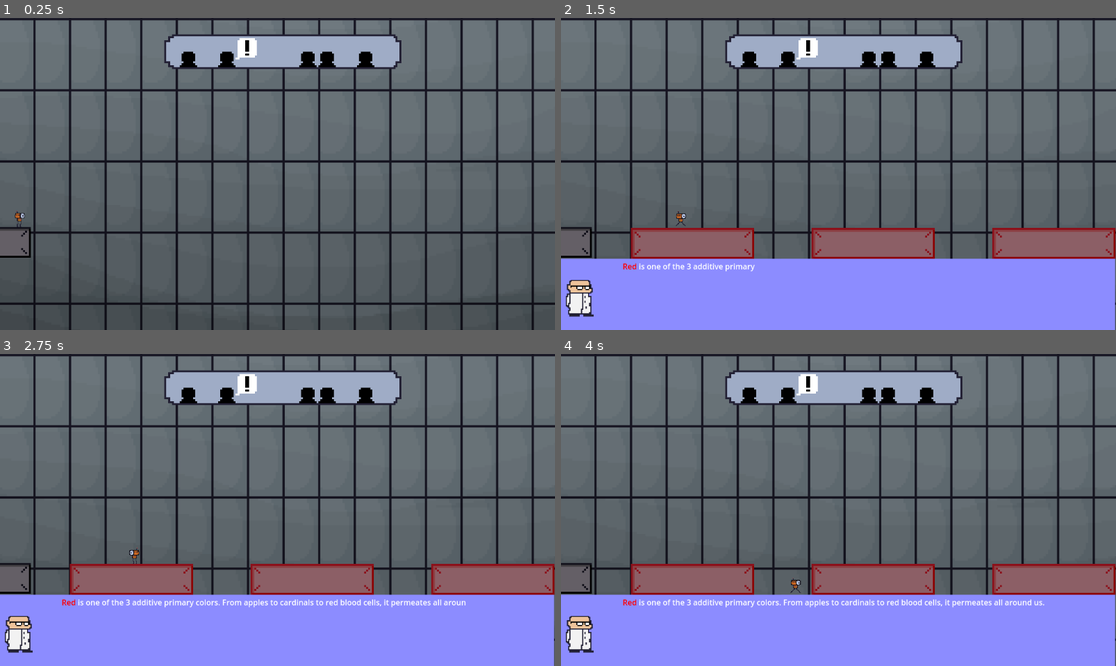
Above: before the commit, frames 1-4 (two rows, left to right).
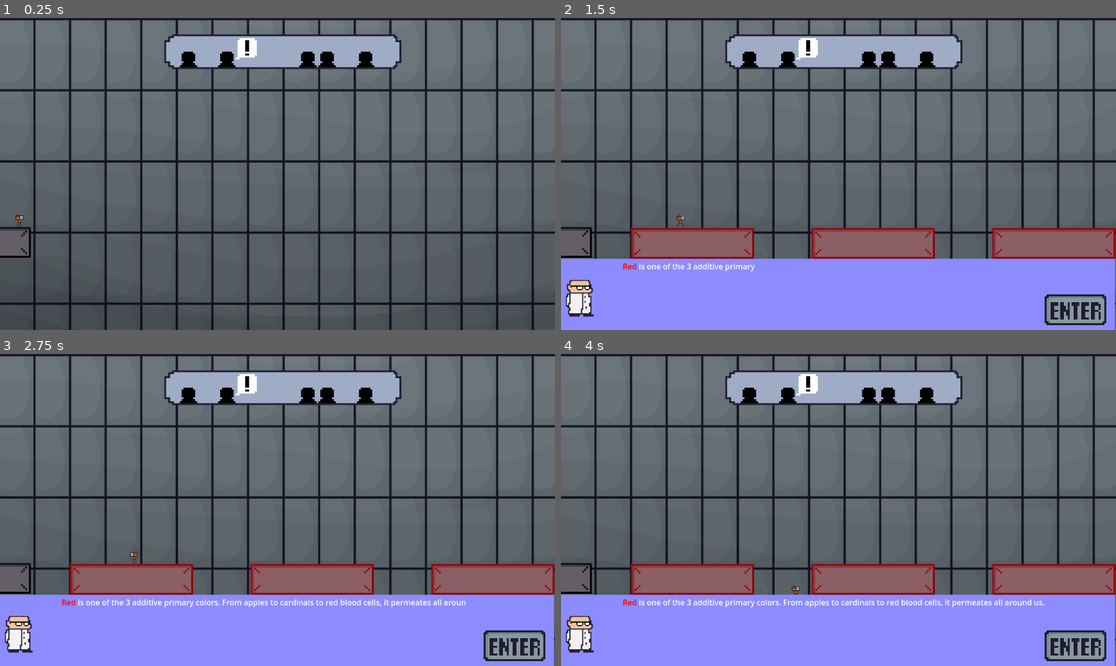
Above: after the commit, the same moments.

Repository: Gamnraa/gmtk2025
Game: Godot game, scene res://MainScene.tscn
The game is run twice, just before and just after one commit, with the same random seed, the same clock (stepped at 60 frames per second) and the same inputs.
Inputs:
- Up to frame 1 (0.25 s): no input
- Up to frame 2 (1.5 s): tap Enter (enter) at 0.5, 0.6, 1.35 s; hold D (right) from 0.53 s (still down); tap Space (jump) at 0.77 s
- Up to frame 3 (2.75 s): tap Space (jump) at 1.52 s; release D (right) at 2.03 s; hold A (left) from 2.03 s (still down); tap Enter (enter) at 2.1 s
- Up to frame 4 (4 s): release A (left) at 2.78 s; hold D (right) from 2.78 s (still down); tap Enter (enter) at 2.85, 3.6 s; tap Space (jump) at 3.02, 3.77 s

The runs differ from the first frame. In frame 1, less than 0.1% of the frame differs, in the area x 2-5%, y 61-68%; in frame 2, 1.2%; in frame 3, 1.2%; in frame 4, 1.2%, in the area x 41-99%, y 71-99%.

Commit message:
Added Enter key
added enter key under Dialogue box

Diff:
--- a/MainScene.tscn
+++ b/MainScene.tscn
@@ -31,6 +31,7 @@
 
 [node name="Player" parent="." instance=ExtResource("5_rf2cd")]
 position = Vector2(-49, 48)
+scale = Vector2(1, 1)
 
 [node name="DialogueBox" parent="." instance=ExtResource("1_3mqji")]
 offset_left = -88.0
--- a/Nodes/DialogueBox.tscn
+++ b/Nodes/DialogueBox.tscn
@@ -1,10 +1,11 @@
-[gd_scene load_steps=11 format=3 uid="uid://bnv1eu0nejpev"]
+[gd_scene load_steps=12 format=3 uid="uid://bnv1eu0nejpev"]
 
 [ext_resource type="Shader" uid="uid://tdnpojvrk85h" path="res://Shaders/ColorControl.gdshader" id="1_v40lu"]
 [ext_resource type="Script" uid="uid://cd5tio43jwki3" path="res://Scripts/dialogue_box.gd" id="1_wuo72"]
 [ext_resource type="Texture2D" uid="uid://h8mw0vlj727n" path="res://Graphics/placeholder.png" id="2_eo7iu"]
 [ext_resource type="Texture2D" uid="uid://b12k6ybnudxq7" path="res://Graphics/Dr._Dialogue.png" id="4_wuo72"]
 [ext_resource type="Shader" uid="uid://ca5j1ri5yuhl8" path="res://Nodes/TextShader.gdshader" id="5_vlp87"]
+[ext_resource type="Texture2D" uid="uid://cphv4g4uruldb" path="res://Graphics/enter-key.png" id="6_50nuf"]
 
 [sub_resource type="ShaderMaterial" id="ShaderMaterial_wuo72"]
 shader = ExtResource("1_v40lu")
@@ -134,5 +135,10 @@
 [node name="Timer" type="Timer" parent="."]
 one_shot = true
 
+[node name="Enter" type="Sprite2D" parent="."]
+texture_filter = 1
+position = Vector2(1068, 258)
+texture = ExtResource("6_50nuf")
+
 [connection signal="animation_finished" from="AnimationPlayer" to="." method="_on_animation_player_animation_finished"]
 [connection signal="timeout" from="Timer" to="." method="_on_timer_timeout"]
Binary file added: Graphics/enter-key.ase
Binary file added: Graphics/enter-key.png
Not shown, added: Graphics/enter-key.png.import
